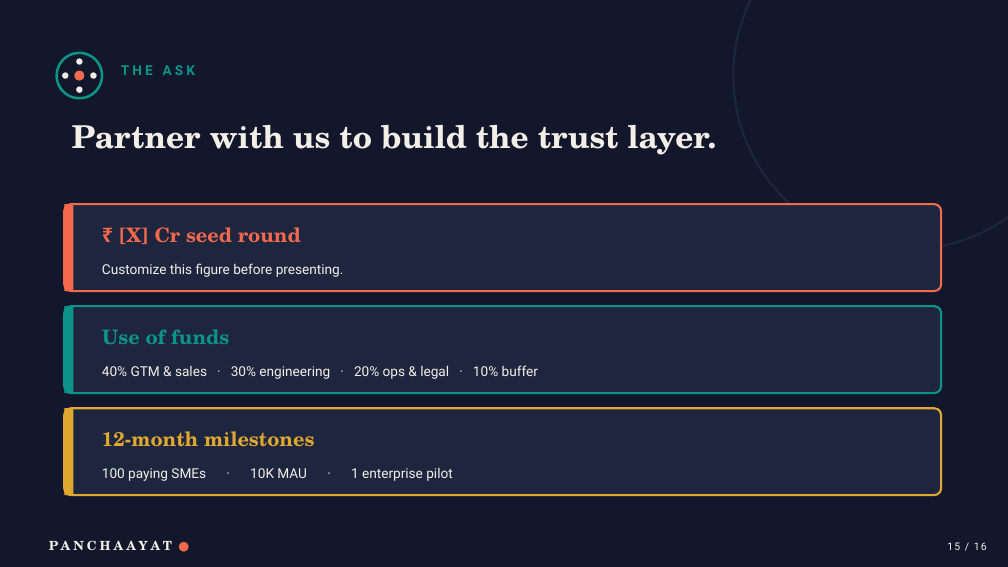
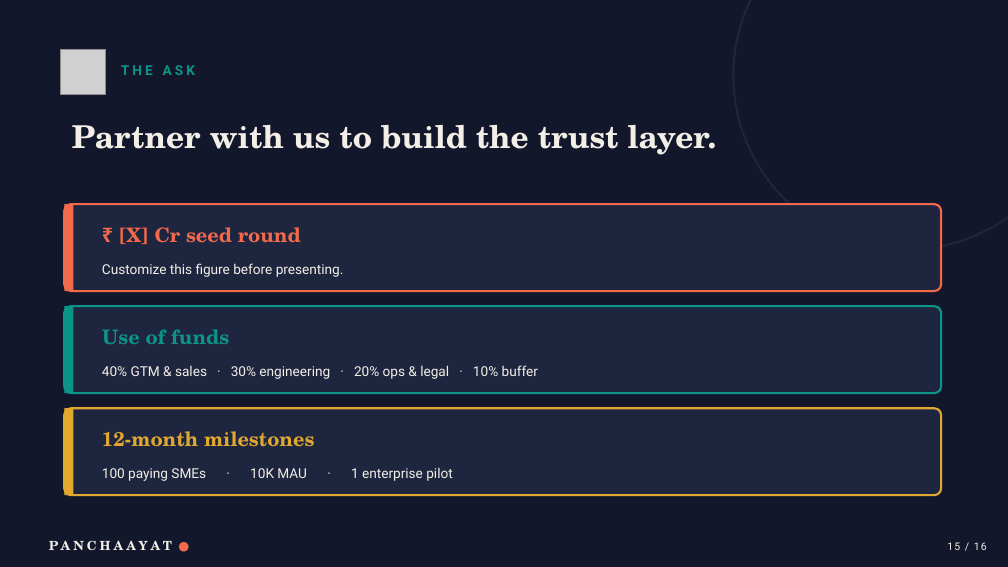
Before and after one commit to himsinghvi/panchayat, a slide deck: slide 15 of Panchaayat-Deck.pptx. Drawn at 1008x567 pixels with LibreOffice and Linux fonts; fonts in the diff are those of the drawing; grey boxes stand for pictures. Boxes give left, top, right and bottom in pixels: in the first picture for what was removed or moved away, otherwise in the second. Text is boxed around its words. In the diff, an @@ line names an element or a change of style, - is before the commit and + after.

```diff
--- a/Panchaayat-Deck.pptx
+++ b/Panchaayat-Deck.pptx
@@ ellipse removed at (57, 53, 102, 98) @@
@@ picture added at (61, 49, 106, 94) @@
@@ ellipse removed at (76, 58, 82, 64) @@
@@ ellipse removed at (62, 73, 68, 79) @@
@@ ellipse removed at (74, 70, 84, 80) @@
@@ ellipse removed at (76, 86, 82, 92) @@
@@ ellipse removed at (90, 73, 96, 79) @@
```
Also in this commit, not shown: 14 other slides changed, 3 other files.
